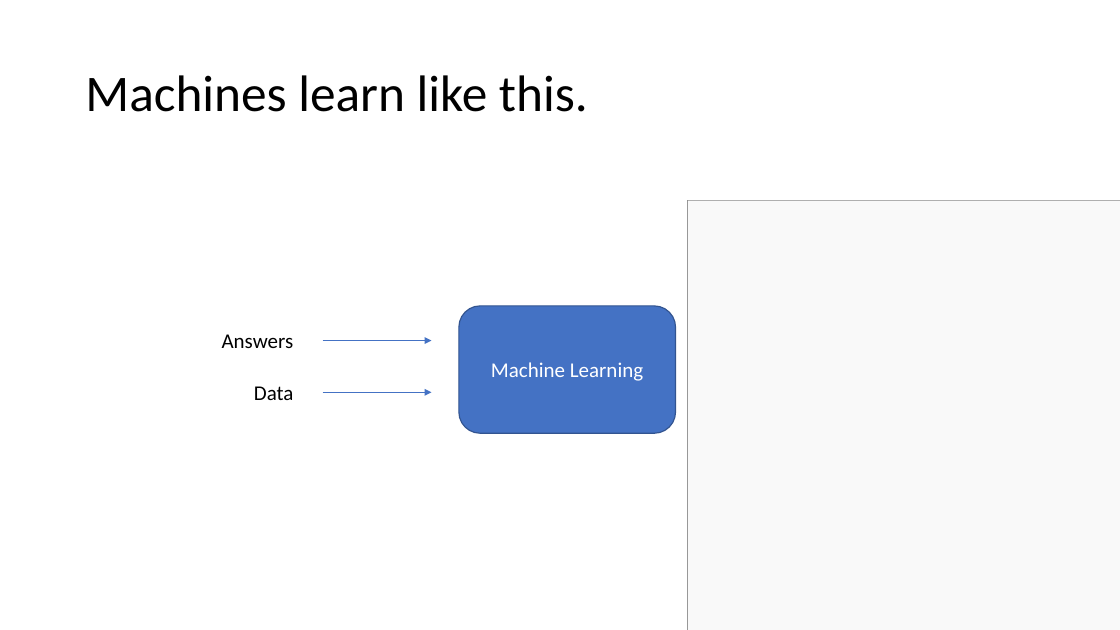
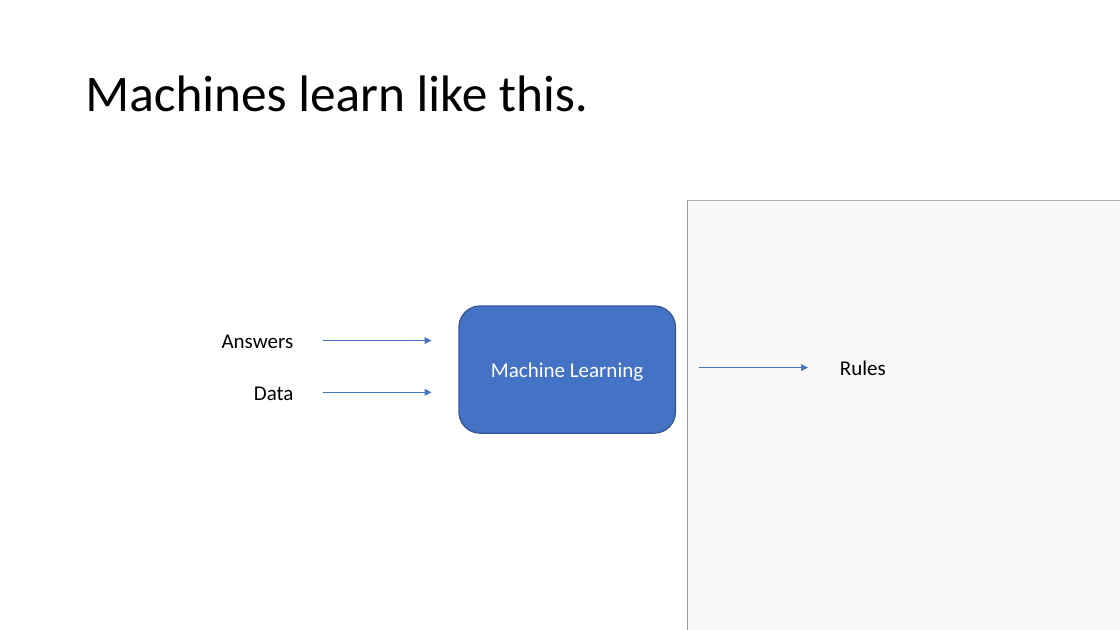
Before and after one commit to mikkelvalentinsorensen/MikValSor.GraphDBIntroTalk, a slide deck: slide 5 of Presentation.pptx. Drawn at 1120x630 pixels with LibreOffice and Linux fonts; fonts in the diff are those of the drawing; grey boxes stand for pictures. Boxes give left, top, right and bottom in pixels: in the first picture for what was removed or moved away, otherwise in the second. Text is boxed around its words. In the diff, an @@ line names an element or a change of style, - is before the commit and + after.

```diff
--- a/Presentation.pptx
+++ b/Presentation.pptx
@@ arrow added from (699, 368) to (808, 368), #4472C4 0.5 pt @@
@@ text added at (840, 360, 886, 375), 18 pt, text #000000 @@
+Rules
```
Also in this commit, not shown: 1 other slide changed.
